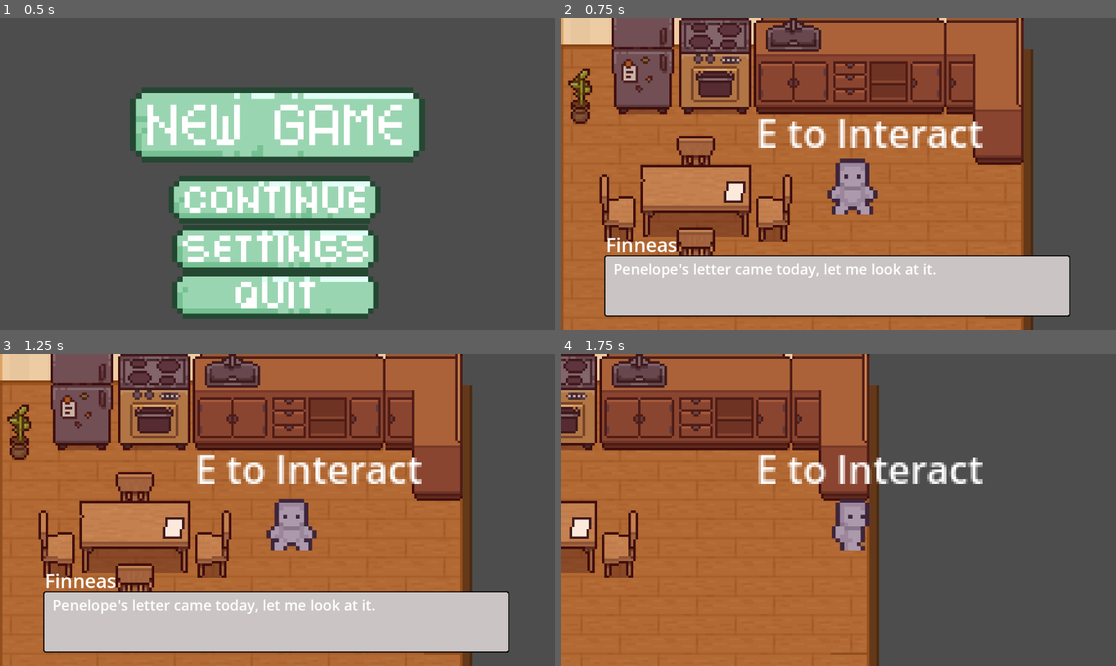
Above: before the commit, frames 1-4 (two rows, left to right).
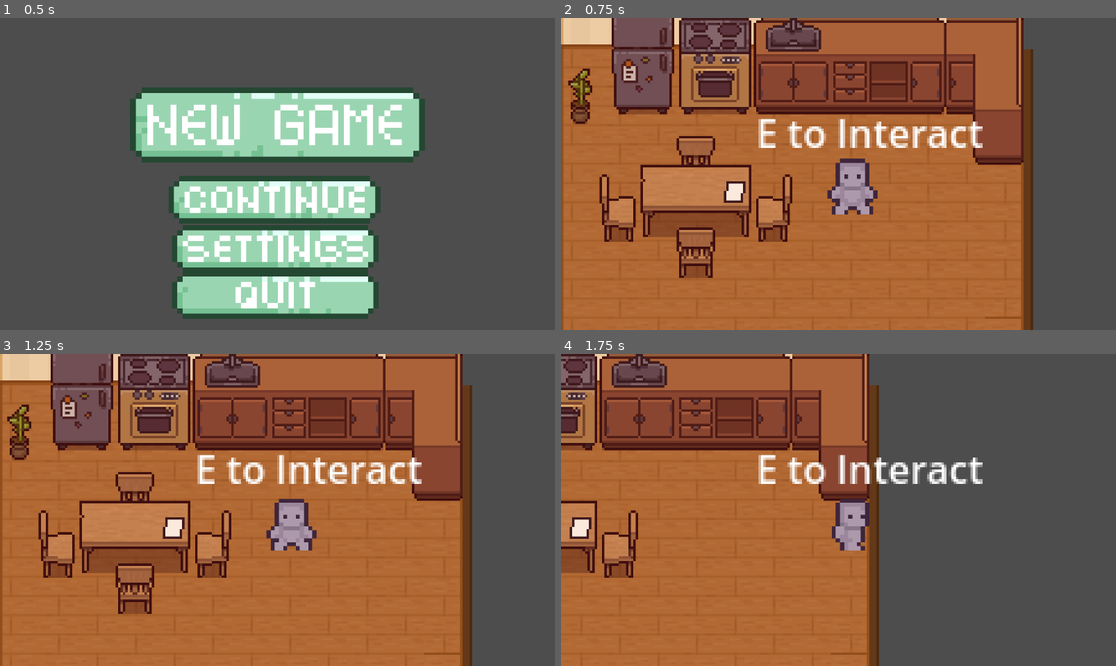
Above: after the commit, the same moments.

Repository: dddddakari/purgency
Game: Godot game, scene res://menus/start_screen.tscn
Same seed, same stepped clock (60 frames per second), same inputs: the game is played once before the commit and once after it.
Inputs (mouse positions are in pixels of both pictures, inside the frame that each line leads up to):
- Up to frame 1 (0.5 s): no input
- Up to frame 2 (0.75 s): click (832, 120) at 0.5 s
- Up to frame 3 (1.25 s): no input
- Up to frame 4 (1.75 s): tap Enter (ui_accept) at 1.25, 1.52 s; hold Right (ui_right) from 1.28 s (still down); hold E (interact) from 1.28 s (still down)

Frame 1 is identical in both runs. In frame 2, 17% of the frame differs, in the area x 7-92%, y 70-96%; in frame 3, 17%; in frame 4, nothing differs.

Commit message:
cutscene

Diff:
--- /dev/null
+++ b/purgency-/dialoguesystem/DialogueBalloon.tscn
@@ -0,0 +1,41 @@
+[gd_scene format=3 uid="uid://dwl652l4iro8e"]
+
+[node name="DialogueBalloon" type="CanvasLayer"]
+
+[node name="Balloon" type="Control" parent="."]
+layout_mode = 3
+anchors_preset = 0
+offset_right = 142.0
+offset_bottom = 30.0
+
+[node name="NameContainer" type="Panel" parent="Balloon"]
+z_index = 1
+layout_mode = 0
+offset_right = 141.0
+offset_bottom = 28.0
+
+[node name="MarginContainer" type="MarginContainer" parent="Balloon/NameContainer"]
+layout_mode = 0
+offset_right = 141.0
+offset_bottom = 28.0
+
+[node name="CharacterLabel" type="RichTextLabel" parent="Balloon/NameContainer/MarginContainer"]
+layout_mode = 2
+text = "Character"
+fit_content = true
+horizontal_alignment = 1
+vertical_alignment = 1
+
+[node name="Panel" type="Panel" parent="Balloon"]
+layout_mode = 0
+offset_top = 13.0
+offset_right = 406.0
+offset_bottom = 139.0
+
+[node name="Dialogue" type="MarginContainer" parent="Balloon/Panel"]
+layout_mode = 0
+offset_right = 406.0
+offset_bottom = 126.0
+
+[node name="VBoxContainer" type="VBoxContainer" parent="Balloon/Panel/Dialogue"]
+layout_mode = 2
--- a/purgency-/scenes/kitchen/kitchen01.tscn
+++ b/purgency-/scenes/kitchen/kitchen01.tscn
@@ -10,8 +10,7 @@
 [ext_resource type="PackedScene" uid="uid://dqm0mk3hhq2c0" path="res://entities/player/player.tscn" id="7_f7jwb"]
 [ext_resource type="PackedScene" uid="uid://bqfmymrbtgbe6" path="res://entities/items/letter/Letter.tscn" id="9_d0mku"]
 [ext_resource type="Script" uid="uid://bs2armi551nx2" path="res://scenes/kitchen/area_2d.gd" id="10_mppru"]
-[ext_resource type="PackedScene" uid="uid://dklxgwl1bkqaa" path="res://dialoguesystem/Dialogue.tscn" id="11_r4jl7"]
-[ext_resource type="Script" uid="uid://c6nlguc53vuli" path="res://scenes/kitchen/kitchen_area.gd" id="12_3imob"]
+[ext_resource type="Script" path="res://scenes/kitchen/kitchen_area.gd" id="12_3imob"]
 
 [sub_resource type="TileSetAtlasSource" id="TileSetAtlasSource_oo3te"]
 texture = ExtResource("1_pkqpq")
@@ -1809,13 +1808,6 @@
 position = Vector2(0, -2)
 shape = SubResource("CircleShape2D_mq4e7")
 
-[node name="Dialogue" parent="." instance=ExtResource("11_r4jl7")]
-d_file = "res://dialoguesystem/json/sample.json"
-
-[node name="OPDialogue" parent="." instance=ExtResource("11_r4jl7")]
-layer = 5
-d_file = "res://dialoguesystem/json/op_dialogue.json"
-
 [node name="KitchenArea" type="Area2D" parent="."]
 script = ExtResource("12_3imob")
 
Not shown: 1 places in purgency-/entities/player/player.tscn that only renumber resources
Not shown: 1 places in purgency-/scenes/kitchen/kitchen.tscn that only renumber resources
Not shown: 1 places in purgency-/scenes/kitchen/kitchen01.tscn that only renumber resources
Not shown: 1 places in purgency-/scenes/outside/cutscene.tscn that only renumber resources
Not shown, added: .gitignore
